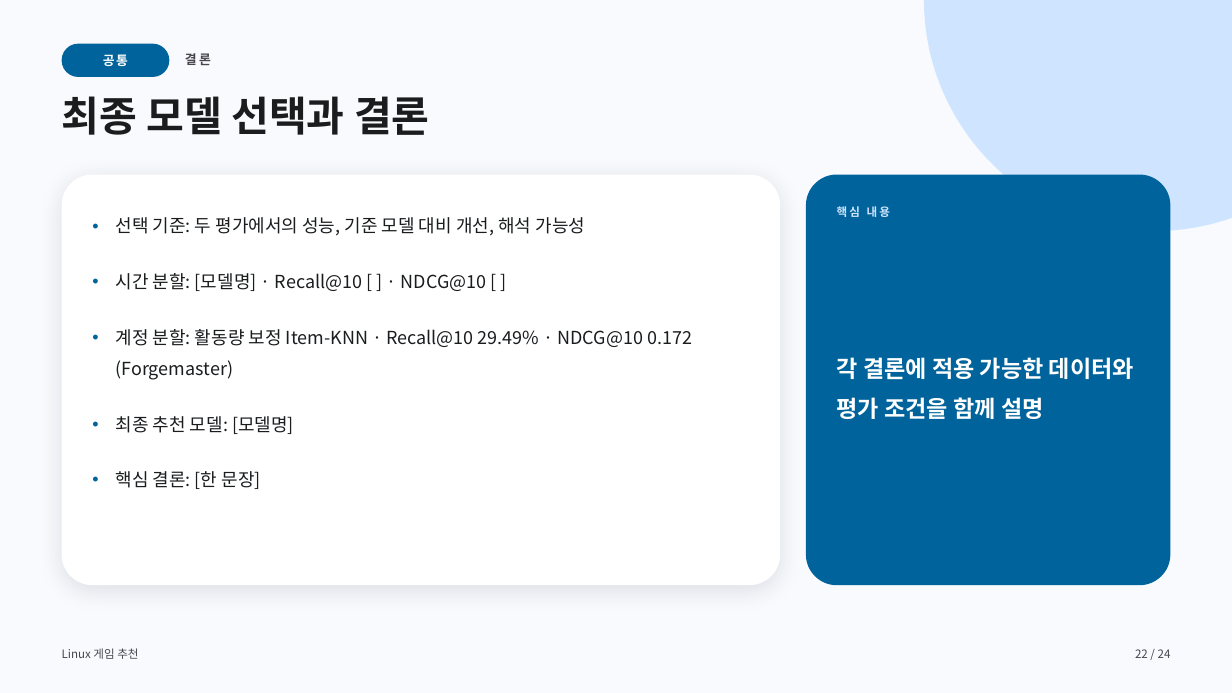
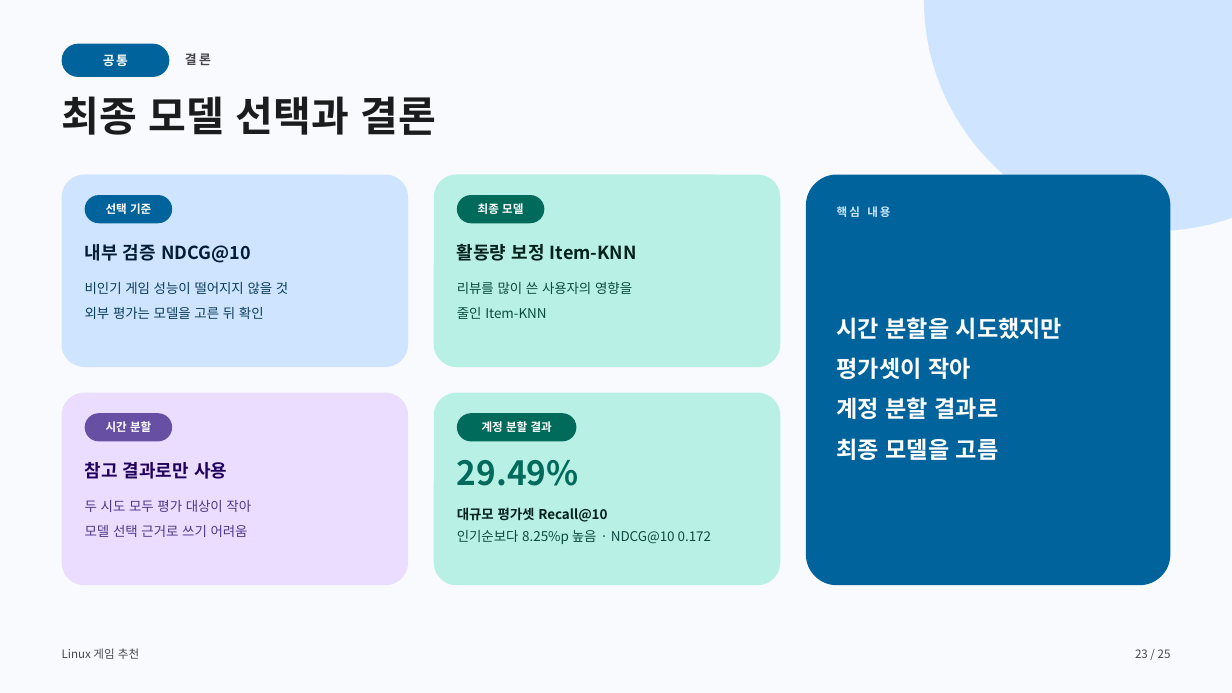
Before and after one commit to jinSeong-P/ML-game-recommendation, a slide deck: slide 23 of presentation/ML-game-recommendation-final.pptx (slide 22 before the commit). Drawn at 1232x693 pixels with LibreOffice and Linux fonts; fonts in the diff are those of the drawing. Boxes give left, top, right and bottom in pixels: in the first picture for what was removed or moved away, otherwise in the second. Text is boxed around its words. In the diff, an @@ line names an element or a change of style, - is before the commit and + after.

```diff
--- a/presentation/ML-game-recommendation-final.pptx
+++ b/presentation/ML-game-recommendation-final.pptx
@@ rounded rectangle removed at [62, 175, 781, 585] @@
@@ rounded rectangle added at [62, 175, 409, 367], fill #CFE5FF @@
@@ rounded rectangle added at [433, 175, 780, 367], fill #B8F0E6 @@
@@ rounded rectangle added at [85, 195, 173, 224], fill #00639B, 9 pt, text #FFFFFF, bold @@
+선택 기준
@@ rounded rectangle added at [457, 195, 544, 224], fill #006A5B, 9 pt, text #FFFFFF, bold @@
+최종 모델
@@ text removed at [115, 217, 692, 489] @@
-• 선택 기준: 두 평가에서의 성능, 기준 모델 대비 개선, 해석 가능성
-• 시간 분할: [모델명] · Recall@10 [ ] · NDCG@10 [ ]
-• 계정 분할: 활동량 보정 Item-KNN · Recall@10 29.49% · NDCG@10 0.172 (Forgemaster)
-• 최종 추천 모델: [모델명]
-• 핵심 결론: [한 문장]
@@ text added at [85, 244, 251, 263], 14 pt, text #001D33, bold @@
+내부 검증 NDCG@10
@@ text added at [457, 244, 637, 261], 14 pt, text #00201A, bold @@
+활동량 보정 Item-KNN
@@ text added at [85, 282, 288, 319], 10.5 pt, text #0B3B5C @@
+비인기 게임 성능이 떨어지지 않을 것
+외부 평가는 모델을 고른 뒤 확인
@@ text added at [457, 281, 632, 319], 10.5 pt, text #0B4A40 @@
+리뷰를 많이 쓴 사용자의 영향을
+줄인 Item-KNN
@@ text at [837, 317, 1062, 460]: text changed @@
-각 결론에 적용 가능한 데이터와 평가 조건을 함께 설명
+시간 분할을 시도했지만
+평가셋이 작아
+계정 분할 결과로
+최종 모델을 고름
@@ rounded rectangle added at [62, 393, 409, 585], fill #EADDFF @@
@@ rounded rectangle added at [85, 413, 173, 442], fill #6750A4, 9 pt, text #FFFFFF, bold @@
+시간 분할
@@ rounded rectangle added at [433, 393, 780, 585], fill #B8F0E6 @@
@@ rounded rectangle added at [457, 413, 576, 442], fill #006A5B, 9 pt, text #FFFFFF, bold @@
+계정 분할 결과
@@ text added at [85, 462, 227, 479], 14 pt, text #21005D, bold @@
+참고 결과로만 사용
@@ text added at [457, 460, 579, 486], 26 pt, text #006A5B, bold @@
+29.49%
@@ text added at [85, 500, 251, 537], 10.5 pt, text #4F378B @@
+두 시도 모두 평가 대상이 작아
+모델 선택 근거로 쓰기 어려움
@@ text added at [457, 507, 712, 544], 10.5 pt, text #0B4A40 @@
+대규모 평가셋 Recall@10
+인기순보다 8.25%p 높음 · NDCG@10 0.172
@@ text at [1135, 649, 1171, 658]: text changed @@
-22 / 24
+23 / 25
```
Also in this commit, not shown: 16 other slides changed, 8 slides added, 7 slides removed, 1 other file.
